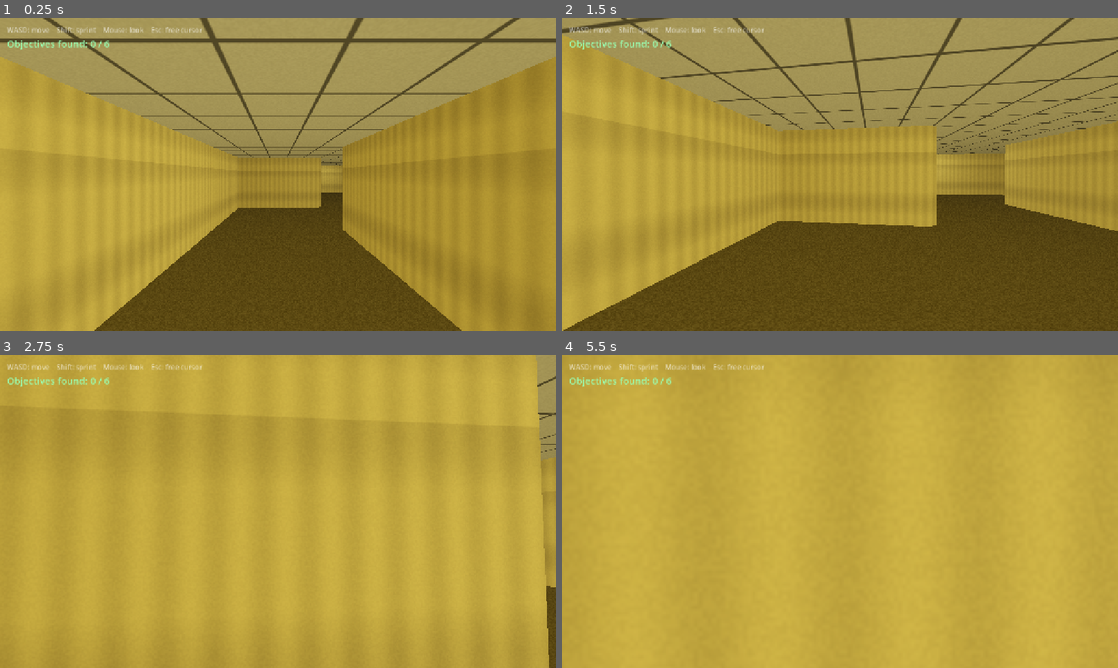
Above: before the commit, frames 1-4 (two rows, left to right).
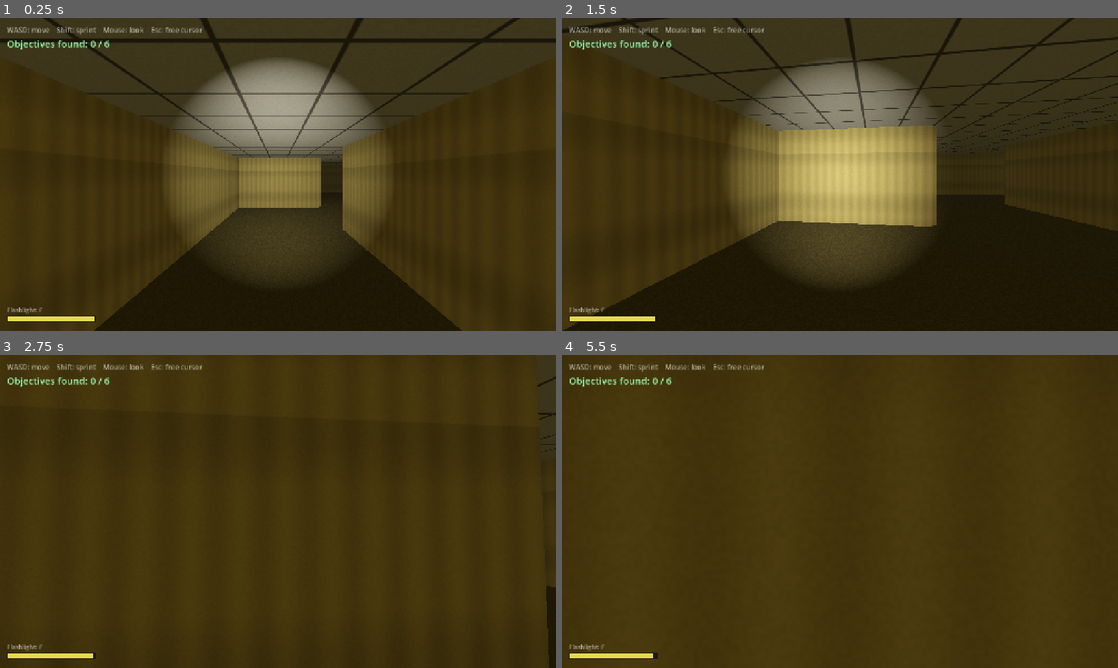
Above: after the commit, the same moments.

Repository: moorejasper060-oss/backrooms-chase
Game: Godot game, scene res://main.tscn
The game is run twice, just before and just after one commit, with the same random seed, the same clock (stepped at 60 frames per second) and the same inputs.
Inputs (mouse positions are in pixels of both pictures, inside the frame that each line leads up to):
- Up to frame 1 (0.25 s): no input
- Up to frame 2 (1.5 s): tap Enter (ui_accept) at 0.5, 0.77 s; move the mouse to (867, 174) at 0.52 s; hold Shift (sprint) 0.53-1.28 s; hold W (move_forward) from 0.53 s (still down); tap F (flashlight, bound only after the commit) at 0.8, 1.35 s; move the mouse to (812, 174) at 1.27 s
- Up to frame 3 (2.75 s): keep holding W (move_forward); tap Enter (ui_accept) at 1.52 s; tap Shift (sprint) at 1.55 s; move the mouse to (289, 505) at 2.02 s; hold F (flashlight, bound only after the commit) from 2.03 s (still down); tap E (interact) at 2.1 s
- Up to frame 4 (5.5 s): keep holding W (move_forward); move the mouse to (834, 517) at 2.77 s; release F (flashlight, bound only after the commit) at 2.78 s; tap Shift (sprint) at 2.85, 4.55 s; tap Enter (ui_accept) at 3.02, 3.5, 3.77, 4.25, 4.52, 5 s; move the mouse to (878, 514) at 3.52 s; hold F (flashlight, bound only after the commit) 3.53-4.28 s; move the mouse to (795, 508) at 4.27 s; tap R at 4.35 s; move the mouse to (845, 511) at 5.02 s; hold Shift (sprint) from 5.03 s (still down); tap F (flashlight, bound only after the commit) at 5.3 s

The runs differ from the first frame. In frame 1, 96% of the frame differs, in the area x 0-100%, y 0-100%; in frame 2, 96%; in frame 3, 100%; in frame 4, 100%.

Commit message:
Wave 1 scares: darkness + flashlight, humanoid monster
- World is now dark (low ambient) with dim, flickering, partly-dead
  fluorescent tubes
- Player flashlight (SpotLight on camera, toggle F) with a draining battery
  HUD; collectibles recharge the battery (risk/reward)
- Monster rebuilt as a tall hunched humanoid (torso/head/arms/legs) with a
  lurching walk cycle and a head that swivels to track the player

Co-Authored-By: Claude Opus 4.8 (1M context) <noreply@anthropic.com>

Diff:
--- a/monster.gd
+++ b/monster.gd
@@ -29,10 +29,19 @@
 var _lunge_timer := 0.0
 var _wander_target = null  # Vector2i, or null when we need a new one
 
+# Animated body parts
+var _mesh_root: Node3D
+var _head_pivot: Node3D
+var _arm_l: Node3D
+var _arm_r: Node3D
+var _leg_l: Node3D
+var _leg_r: Node3D
+var _anim_t := 0.0
+
 func _ready() -> void:
 	add_to_group("monster")
 	world = get_parent()
-	_setup_appearance()
+	_build_body()
 
 func _physics_process(delta: float) -> void:
 	if not active:
@@ -58,6 +67,7 @@
 
 	_follow_path()
 	move_and_slide()
+	_animate(delta)
 	_check_catch()
 
 func _update_state(delta: float) -> void:
@@ -141,18 +151,88 @@
 		return true
 	return (hit.collider as Node).is_in_group("player")
 
-func _setup_appearance() -> void:
-	var body_mat := StandardMaterial3D.new()
-	body_mat.albedo_color = Color(0.04, 0.04, 0.05)
-	body_mat.roughness = 1.0
-	$Body.material_override = body_mat
+## Builds a tall, thin, hunched humanoid out of primitives, with pivots for
+## the limbs and head so we can animate a lurching walk and head-tracking.
+func _build_body() -> void:
+	var dark := StandardMaterial3D.new()
+	dark.albedo_color = Color(0.03, 0.03, 0.04)
+	dark.roughness = 1.0
 
 	var eye_mat := StandardMaterial3D.new()
 	eye_mat.albedo_color = Color(1, 0, 0)
 	eye_mat.emission_enabled = true
 	eye_mat.emission = Color(1.0, 0.05, 0.05)
 	eye_mat.emission_energy_multiplier = 6.0
-	$EyeL.material_override = eye_mat
-	$EyeR.material_override = eye_mat
+
+	_mesh_root = Node3D.new()
+	add_child(_mesh_root)
+
+	# Torso, hunched slightly forward
+	var torso := _box(Vector3(0.42, 1.25, 0.26), Vector3(0, 1.42, 0), dark)
+	torso.rotation.x = 0.12
+	_mesh_root.add_child(torso)
+
+	# Head (tracks the player) with glowing eyes on its front (-Z)
+	_head_pivot = Node3D.new()
+	_head_pivot.position = Vector3(0, 2.02, 0)
+	_mesh_root.add_child(_head_pivot)
+	_head_pivot.add_child(_box(Vector3(0.28, 0.32, 0.28), Vector3(0, 0.16, 0), dark))
+	_head_pivot.add_child(_sphere(0.055, Vector3(-0.08, 0.17, -0.15), eye_mat))
+	_head_pivot.add_child(_sphere(0.055, Vector3(0.08, 0.17, -0.15), eye_mat))
+
+	# Long arms hanging from the shoulders
+	_arm_l = Node3D.new()
+	_arm_l.position = Vector3(-0.3, 1.9, 0)
+	_mesh_root.add_child(_arm_l)
+	_arm_l.add_child(_box(Vector3(0.11, 1.05, 0.11), Vector3(0, -0.5, 0), dark))
+	_arm_r = Node3D.new()
+	_arm_r.position = Vector3(0.3, 1.9, 0)
+	_mesh_root.add_child(_arm_r)
+	_arm_r.add_child(_box(Vector3(0.11, 1.05, 0.11), Vector3(0, -0.5, 0), dark))
+
+	# Legs
+	_leg_l = Node3D.new()
+	_leg_l.position = Vector3(-0.13, 0.95, 0)
+	_mesh_root.add_child(_leg_l)
+	_leg_l.add_child(_box(Vector3(0.14, 0.95, 0.14), Vector3(0, -0.47, 0), dark))
+	_leg_r = Node3D.new()
+	_leg_r.position = Vector3(0.13, 0.95, 0)
+	_mesh_root.add_child(_leg_r)
+	_leg_r.add_child(_box(Vector3(0.14, 0.95, 0.14), Vector3(0, -0.47, 0), dark))
 
 	$Light.light_color = Color(1.0, 0.15, 0.15)
+
+func _box(size: Vector3, pos: Vector3, mat: Material) -> MeshInstance3D:
+	var mi := MeshInstance3D.new()
+	var m := BoxMesh.new()
+	m.size = size
+	mi.mesh = m
+	mi.material_override = mat
+	mi.position = pos
+	return mi
+
+func _sphere(r: float, pos: Vector3, mat: Material) -> MeshInstance3D:
+	var mi := MeshInstance3D.new()
+	var m := SphereMesh.new()
+	m.radius = r
+	m.height = r * 2.0
+	mi.mesh = m
+	mi.material_override = mat
+	mi.position = pos
+	return mi
+
+## Lurching walk cycle (scaled by speed) + a head that swivels toward the player.
+func _animate(delta: float) -> void:
+	var spd := Vector2(velocity.x, velocity.z).length()
+	_anim_t += delta * (4.0 + spd * 1.2)
+	var swing := sin(_anim_t) * clampf(spd * 0.13, 0.0, 0.7)
+	if _arm_l: _arm_l.rotation.x = swing
+	if _arm_r: _arm_r.rotation.x = -swing
+	if _leg_l: _leg_l.rotation.x = -swing
+	if _leg_r: _leg_r.rotation.x = swing
+	if _mesh_root: _mesh_root.position.y = absf(sin(_anim_t)) * 0.05
+	if _head_pivot and player:
+		var to := player.global_position - _head_pivot.global_position
+		var local := global_transform.basis.inverse() * to
+		var yaw := atan2(local.x, -local.z)
+		_head_pivot.rotation.y = clampf(yaw, -1.1, 1.1)
--- a/monster.tscn
+++ b/monster.tscn
@@ -6,20 +6,8 @@
 radius = 0.3
 height = 2.6
 
-[sub_resource type="CapsuleMesh" id="bodymesh"]
-radius = 0.3
-height = 2.6
-
-[sub_resource type="SphereMesh" id="eyemesh"]
-radius = 0.085
-height = 0.17
-
 [node name="Monster" type="CharacterBody3D"]
 script = ExtResource("1_monster")
-
-[node name="Body" type="MeshInstance3D" parent="."]
-transform = Transform3D(1, 0, 0, 0, 1, 0, 0, 0, 1, 0, 1.3, 0)
-mesh = SubResource("bodymesh")
 
 [node name="CollisionShape3D" type="CollisionShape3D" parent="."]
 transform = Transform3D(1, 0, 0, 0, 1, 0, 0, 0, 1, 0, 1.3, 0)
@@ -28,14 +16,6 @@
 [node name="Head" type="Marker3D" parent="."]
 transform = Transform3D(1, 0, 0, 0, 1, 0, 0, 0, 1, 0, 2.3, 0)
 
-[node name="EyeL" type="MeshInstance3D" parent="."]
-transform = Transform3D(1, 0, 0, 0, 1, 0, 0, 0, 1, -0.11, 2.08, -0.27)
-mesh = SubResource("eyemesh")
-
-[node name="EyeR" type="MeshInstance3D" parent="."]
-transform = Transform3D(1, 0, 0, 0, 1, 0, 0, 0, 1, 0.11, 2.08, -0.27)
-mesh = SubResource("eyemesh")
-
 [node name="Light" type="OmniLight3D" parent="."]
 transform = Transform3D(1, 0, 0, 0, 1, 0, 0, 0, 1, 0, 2.0, 0)
 light_energy = 0.35
--- a/pickup.gd
+++ b/pickup.gd
@@ -37,5 +37,7 @@
 func _on_body_entered(body: Node) -> void:
 	# Only the player collects (the monster, also a CharacterBody3D, won't).
 	if body.is_in_group("player"):
+		if body.has_method("collect_pickup"):
+			body.collect_pickup()
 		collected.emit()
 		queue_free()
--- a/player.gd
+++ b/player.gd
@@ -1,42 +1,63 @@
 extends CharacterBody3D
-## First-person player controller: mouse look + WASD + sprint.
+## First-person player: mouse look + WASD + sprint, plus a flashlight with a
+## draining battery that collectibles recharge.
 
 @export var walk_speed := 4.0
 @export var sprint_speed := 7.0
 @export var mouse_sensitivity := 0.0025
 @export var gravity := 18.0
+@export var flashlight_energy := 6.0
+@export var battery_drain := 1.1            # percent per second while lit
+@export var battery_per_pickup := 35.0
 
 @onready var head: Node3D = $Head
 @onready var camera: Camera3D = $Head/Camera3D
+@onready var flashlight: SpotLight3D = $Head/Camera3D/Flashlight
 
 var _pitch := 0.0
+var battery := 100.0
+var flashlight_on := true
+var _bat_fill: ColorRect
 
 func _ready() -> void:
 	add_to_group("player")
 	_ensure_input_actions()
+	_make_hud()
 	Input.mouse_mode = Input.MOUSE_MODE_CAPTURED
 
 func _unhandled_input(event: InputEvent) -> void:
-	# Mouse look
 	if event is InputEventMouseMotion and Input.mouse_mode == Input.MOUSE_MODE_CAPTURED:
 		rotate_y(-event.relative.x * mouse_sensitivity)
 		_pitch = clamp(_pitch - event.relative.y * mouse_sensitivity, -1.4, 1.4)
 		head.rotation.x = _pitch
-	# Esc toggles the mouse so you can click away / quit
+	if event.is_action_pressed("flashlight"):
+		flashlight_on = not flashlight_on
 	if event.is_action_pressed("ui_cancel"):
 		if Input.mouse_mode == Input.MOUSE_MODE_CAPTURED:
 			Input.mouse_mode = Input.MOUSE_MODE_VISIBLE
 		else:
 			Input.mouse_mode = Input.MOUSE_MODE_CAPTURED
 
+func _process(delta: float) -> void:
+	if flashlight_on and battery > 0.0:
+		battery = maxf(0.0, battery - battery_drain * delta)
+	var lit := flashlight_on and battery > 0.0
+	if lit:
+		var e := flashlight_energy
+		if battery < 20.0 and randf() < 0.35:    # sputter when low
+			e *= 0.25
+		flashlight.light_energy = e
+		flashlight.visible = true
+	else:
+		flashlight.visible = false
+	_update_hud()
+
 func _physics_process(delta: float) -> void:
-	# Gravity
 	if not is_on_floor():
 		velocity.y -= gravity * delta
 	else:
 		velocity.y = 0.0
 
-	# Movement relative to where we're facing
 	var input_dir := Input.get_vector("move_left", "move_right", "move_forward", "move_back")
 	var direction := (transform.basis * Vector3(input_dir.x, 0.0, input_dir.y)).normalized()
 	var speed := sprint_speed if Input.is_action_pressed("sprint") else walk_speed
@@ -50,8 +71,36 @@
 
 	move_and_slide()
 
-## Registers movement keys at runtime so we don't depend on a fragile
-## input map in project.godot. Uses physical key codes (layout-independent).
+## Called by a pickup when collected — recharges the flashlight.
+func collect_pickup() -> void:
+	battery = minf(100.0, battery + battery_per_pickup)
+
+func _make_hud() -> void:
+	var layer := CanvasLayer.new()
+	var label := Label.new()
+	label.text = "Flashlight: F"
+	label.position = Vector2(16, 662)
+	label.add_theme_font_size_override("font_size", 14)
+	label.add_theme_color_override("font_color", Color(1, 1, 1, 0.55))
+	layer.add_child(label)
+	var bg := ColorRect.new()
+	bg.color = Color(0.08, 0.08, 0.08, 0.85)
+	bg.position = Vector2(16, 684)
+	bg.size = Vector2(204, 16)
+	layer.add_child(bg)
+	_bat_fill = ColorRect.new()
+	_bat_fill.color = Color(0.9, 0.85, 0.3)
+	_bat_fill.position = Vector2(18, 686)
+	_bat_fill.size = Vector2(200, 12)
+	layer.add_child(_bat_fill)
+	add_child(layer)
+
+func _update_hud() -> void:
+	if _bat_fill:
+		_bat_fill.size.x = 200.0 * battery / 100.0
+		_bat_fill.color = Color(0.9, 0.3, 0.2) if battery < 20.0 else Color(0.9, 0.85, 0.3)
+
+## Registers movement keys at runtime (physical/layout-independent).
 func _ensure_input_actions() -> void:
 	var actions := {
 		"move_forward": KEY_W,
@@ -60,6 +109,7 @@
 		"move_right": KEY_D,
 		"sprint": KEY_SHIFT,
 		"interact": KEY_E,
+		"flashlight": KEY_F,
 	}
 	for action_name in actions:
 		if not InputMap.has_action(action_name):
--- a/player.tscn
+++ b/player.tscn
@@ -18,3 +18,9 @@
 
 [node name="Camera3D" type="Camera3D" parent="Head"]
 current = true
+
+[node name="Flashlight" type="SpotLight3D" parent="Head/Camera3D"]
+light_energy = 6.0
+spot_range = 22.0
+spot_angle = 30.0
+spot_angle_attenuation = 1.5
--- a/world.gd
+++ b/world.gd
@@ -23,6 +23,9 @@
 # Monster / end-game
 var _monster: Node3D
 var _game_over := false
+
+# Flickering ceiling lights
+var _ceiling_lights: Array[OmniLight3D] = []
 
 # Maze edge data (true = a wall exists on that edge)
 var _wall_v := []  # vertical walls, size (cols+1) x rows
@@ -62,7 +65,7 @@
 	env.background_color = Color(0.02, 0.02, 0.0)
 	env.ambient_light_source = Environment.AMBIENT_SOURCE_COLOR
 	env.ambient_light_color = Color(0.95, 0.88, 0.6)
-	env.ambient_light_energy = 0.5
+	env.ambient_light_energy = 0.07
 	env.fog_enabled = true
 	env.fog_light_color = Color(0.09, 0.085, 0.05)
 	env.fog_density = 0.045
@@ -257,16 +260,31 @@
 # --- Lighting ---------------------------------------------------------------
 
 func _add_lights() -> void:
-	# Buzzing fluorescent fixtures every few cells, hung from the ceiling.
-	for x in range(1, cols, 3):
-		for z in range(1, rows, 3):
+	# Dim, failing fluorescent fixtures — some dead, some buzzing and flickering.
+	for x in range(1, cols, 2):
+		for z in range(1, rows, 2):
 			var light := OmniLight3D.new()
-			light.position = Vector3(x * cell_size + cell_size * 0.5, wall_height - 0.4, z * cell_size + cell_size * 0.5)
-			light.light_color = Color(1.0, 0.97, 0.8)
-			light.light_energy = 1.6
-			light.omni_range = cell_size * 3.0
+			light.position = Vector3(x * cell_size + cell_size * 0.5, wall_height - 0.35, z * cell_size + cell_size * 0.5)
+			light.light_color = Color(0.95, 0.95, 0.85)
+			light.omni_range = cell_size * 2.5
 			light.shadow_enabled = false
+			if _rng.randf() < 0.35:
+				light.light_energy = 0.0           # dead tube
+				light.set_meta("base", 0.0)
+				light.set_meta("flicker", false)
+			else:
+				var base := _rng.randf_range(0.25, 0.6)
+				light.light_energy = base
+				light.set_meta("base", base)
+				light.set_meta("flicker", _rng.randf() < 0.5)
+			_ceiling_lights.append(light)
 			add_child(light)
+
+func _process(_delta: float) -> void:
+	# Cheap fluorescent stutter on the flickering tubes.
+	for l in _ceiling_lights:
+		if l.get_meta("flicker", false) and _rng.randf() < 0.07:
+			l.light_energy = 0.0 if _rng.randf() < 0.5 else l.get_meta("base", 0.4)
 
 # --- HUD --------------------------------------------------------------------
 
Not shown: 1 places in monster.tscn that only renumber resources
